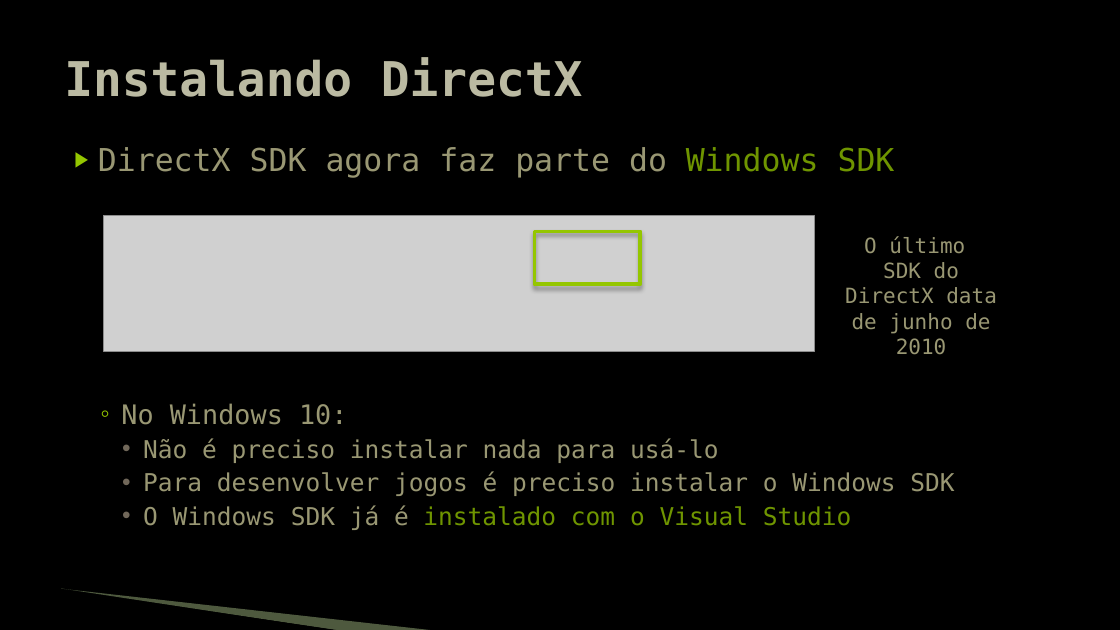
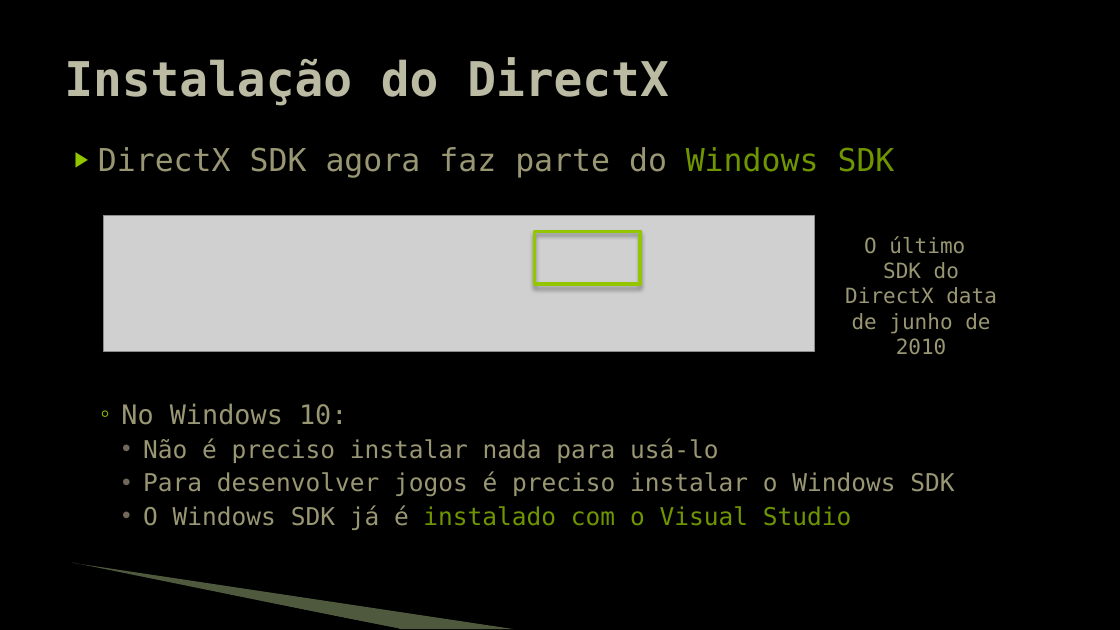
Before and after one commit to JudsonSS/Jogos, a slide deck: slide 6 of Slides/06. Direct3D.pptx. Drawn at 1120x630 pixels with LibreOffice and Linux fonts; fonts in the diff are those of the drawing; grey boxes stand for pictures; background and template pictures are left out. Boxes give left, top, right and bottom in pixels: in the first picture for what was removed or moved away, otherwise in the second. Text is boxed around its words. In the diff, an @@ line names an element or a change of style, - is before the commit and + after.

```diff
--- a/Slides/06. Direct3D.pptx
+++ b/Slides/06. Direct3D.pptx
@@ title at (64, 57, 669, 106): text changed @@
-Instalando DirectX
+Instalação do DirectX
@@ freeform shape: place and size @@
-freeform shape at (60, 590, 340, 630)
+freeform shape at (71, 565, 400, 629)
@@ freeform shape: place and size @@
-freeform shape at (61, 589, 437, 630)
+freeform shape at (73, 563, 514, 629)
```
Also in this commit, not shown: 23 other slides changed, 3 slides removed.
